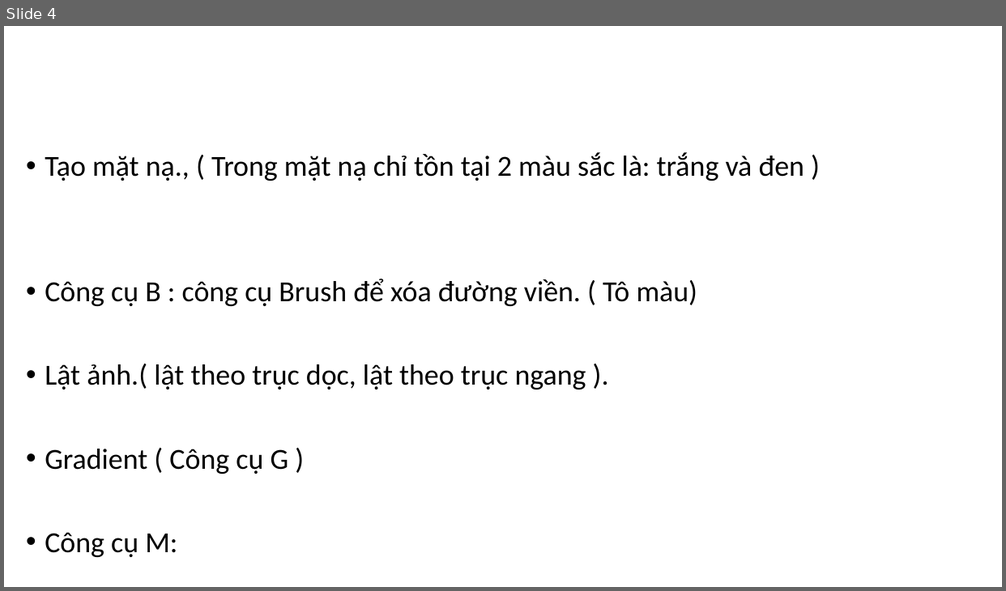
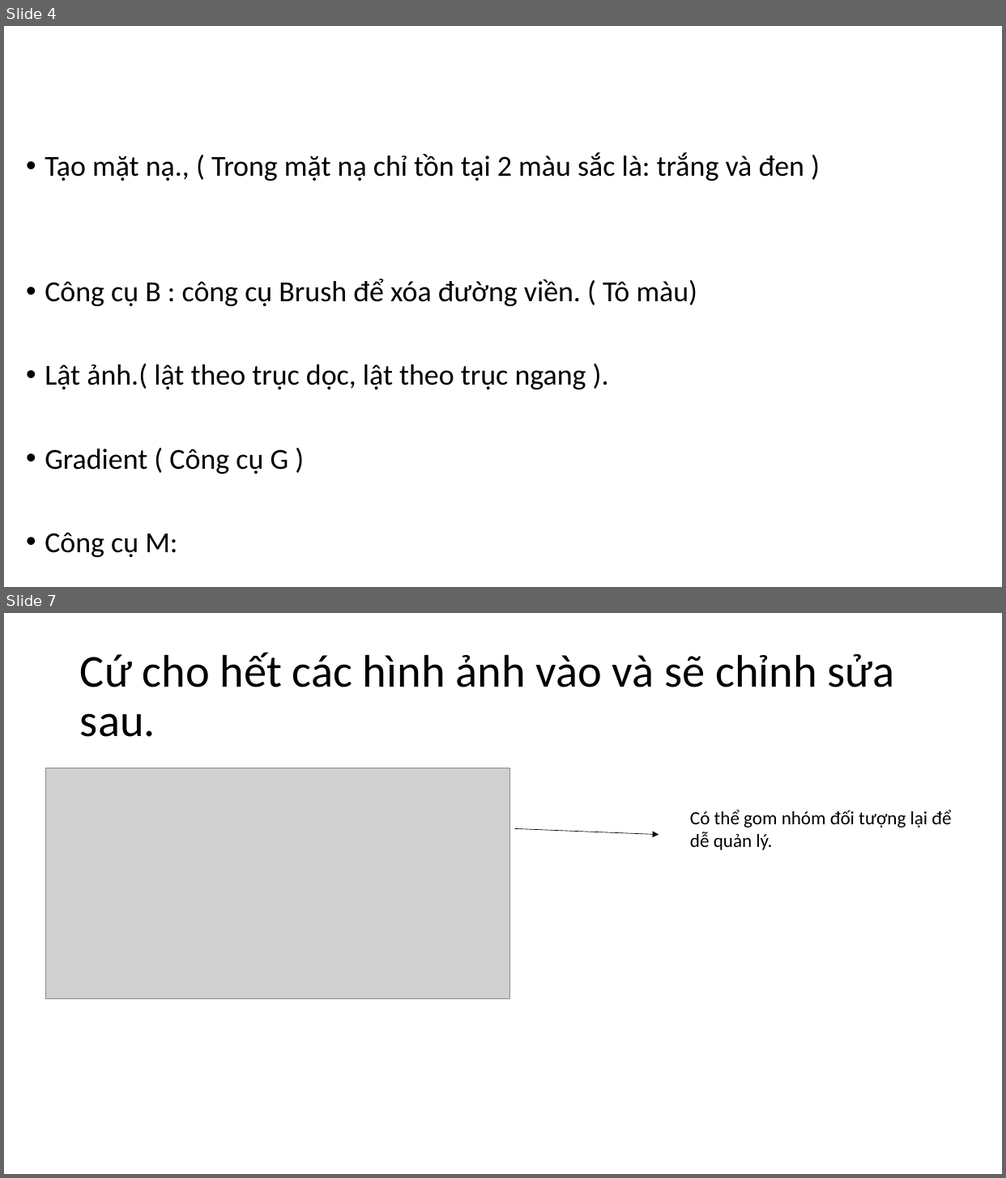
Before and after one commit to DangVanDoan05/photoshop, a slide deck: THIẾT KẾ BANNER.pptx. Shown one above the other, each under a label of ours: slide 4 before the commit, slides 4 and 7 after it; the slides between them are not shown. The pictures are 1006x591 and 1006x1178 pixels, drawn with LibreOffice and Linux fonts; fonts in the diff are those of the drawing; grey boxes stand for pictures. Boxes give left, top, right and bottom in pixels: in the first picture for what was removed or moved away, otherwise in the second. Text is boxed around its words. In the diff, an @@ line names an element or a change of style, - is before the commit and + after.

```diff
--- a/THIẾT KẾ BANNER.pptx
+++ b/THIẾT KẾ BANNER.pptx
@@ slide 7 added at (4,613,1002,1174), background #FFFFFF @@
@@ title added at (80,652,895,737), 44 pt, text #000000 @@
+Cứ cho hết các hình ảnh vào và sẽ chỉnh sửa sau.
@@ picture added at (45,768,509,999) @@
@@ arrow added from (515, 828) to (659, 835), #000000 0.5 pt @@
@@ text added at (690,810,951,850), 18 pt, text #000000 @@
+Có thể gom nhóm đối tượng lại để dễ quản lý.
```
Also in this commit, not shown: 6 other slides added, 7 slides removed, 29 other files.
